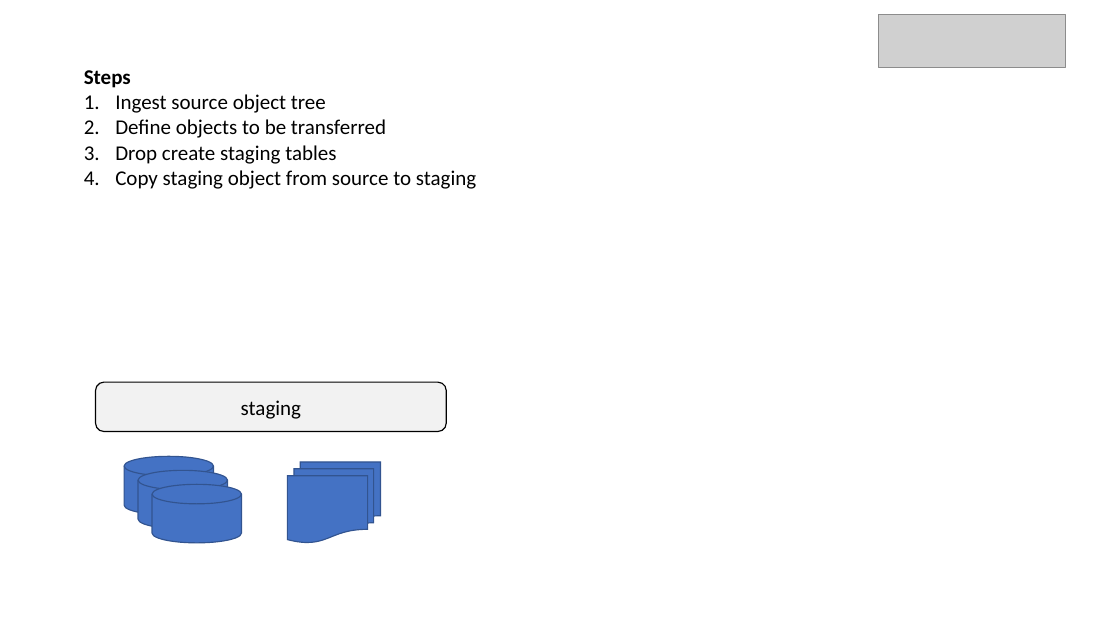
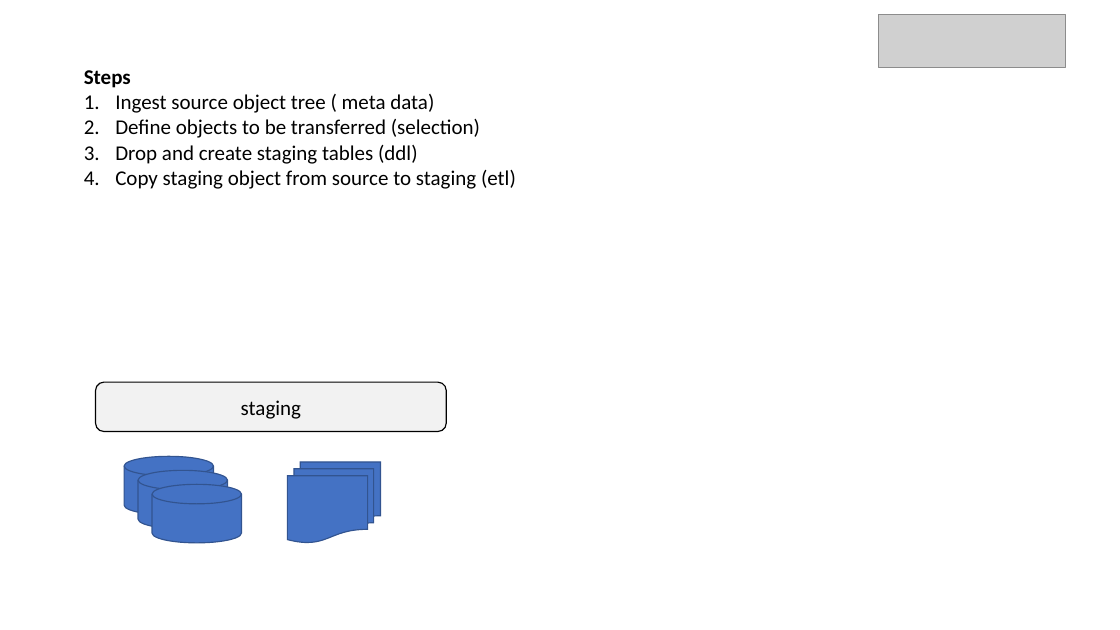
Before and after one commit to basvdberg/BETL, a slide deck: slide 9 of image/dwa_sas_vs_microsoft.pptx (slide 4 before the commit). Drawn at 1120x630 pixels with LibreOffice and Linux fonts; fonts in the diff are those of the drawing; grey boxes stand for pictures. Boxes give left, top, right and bottom in pixels: in the first picture for what was removed or moved away, otherwise in the second. Text is boxed around its words. In the diff, an @@ line names an element or a change of style, - is before the commit and + after.

```diff
--- a/image/dwa_sas_vs_microsoft.pptx
+++ b/image/dwa_sas_vs_microsoft.pptx
@@ text at (115,94,516,189): text changed @@
-1. Ingest source object tree
-2. Define objects to be transferred
-3. Drop create staging tables
-4. Copy staging object from source to staging
+1. Ingest source object tree ( meta data)
+2. Define objects to be transferred (selection)
+3. Drop and create staging tables (ddl)
+4. Copy staging object from source to staging (etl)
```
Also in this commit, not shown: 6 other slides changed, 12 slides added, 10 slides removed, 2 other files.
